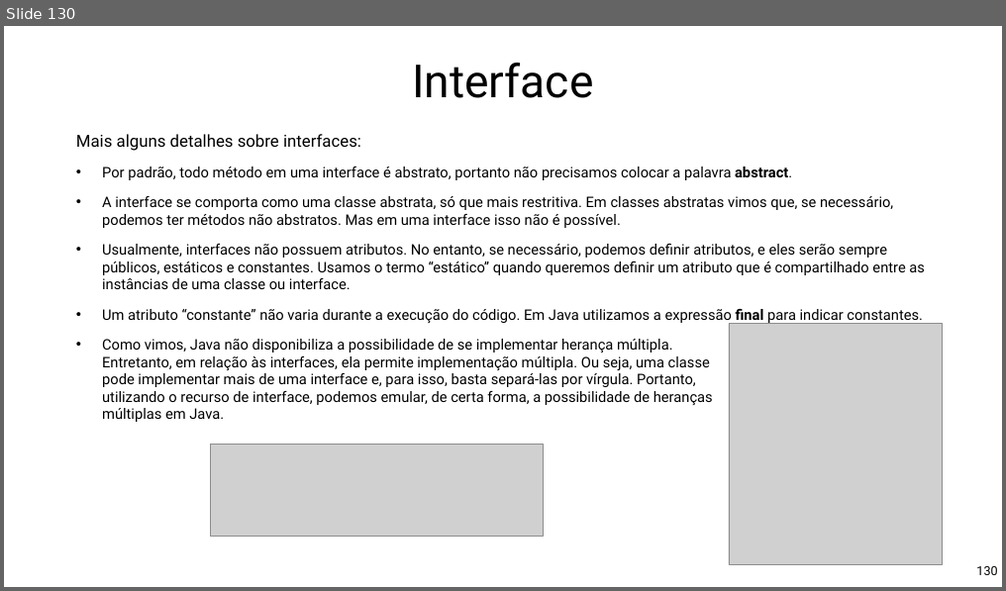
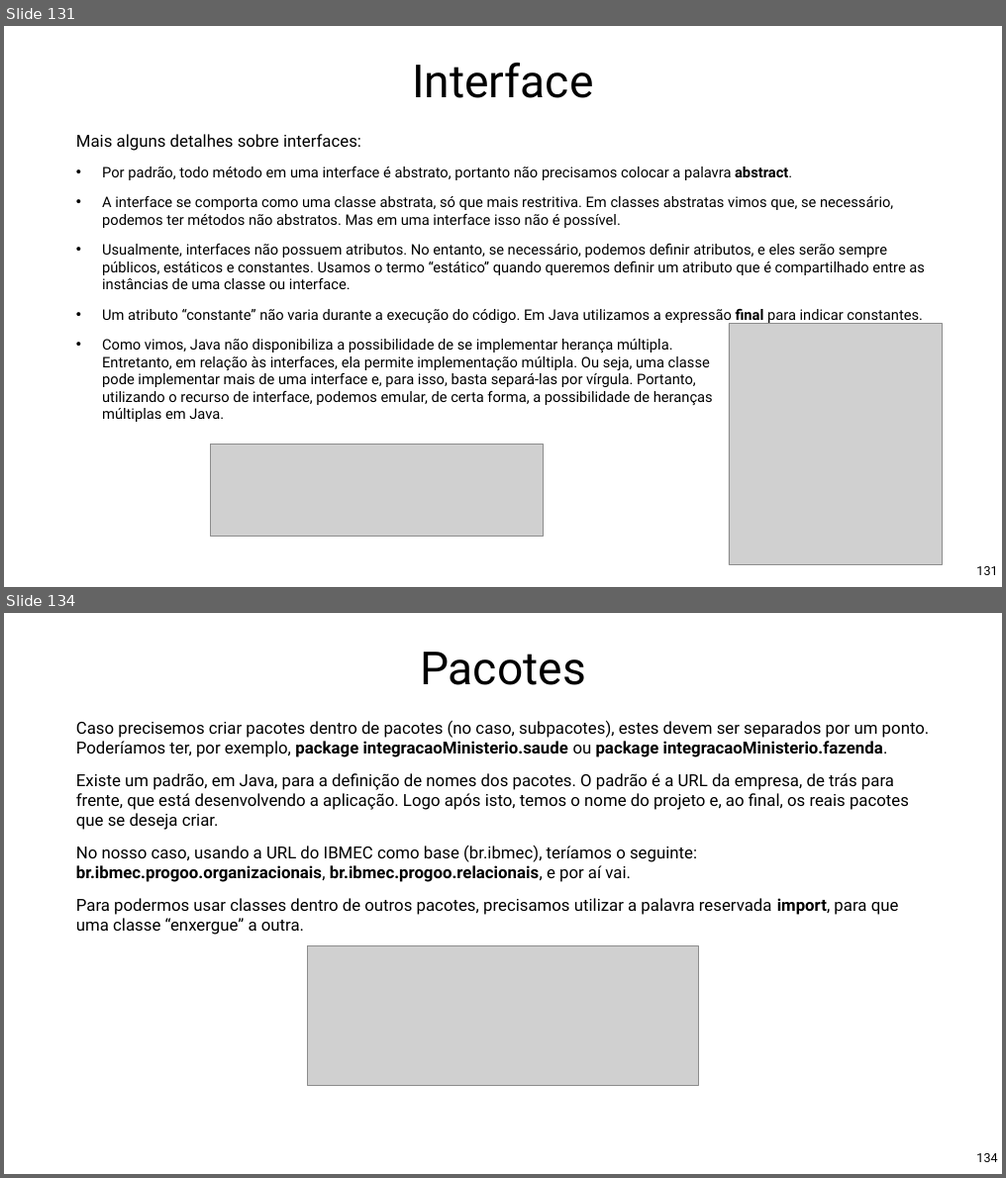
Before and after one commit to Pedrorocha13/2021.1-progoo, a slide deck: materiais/slides.pptx. Shown one above the other, each under a label of ours: slide 130 before the commit, slides 131 and 134 after it; the slides between them are not shown. The pictures are 1006x591 and 1006x1178 pixels, drawn with LibreOffice and Linux fonts; fonts in the diff are those of the drawing; grey boxes stand for pictures; background and template pictures are left out. Boxes give left, top, right and bottom in pixels: in the first picture for what was removed or moved away, otherwise in the second. Text is boxed around its words. In the diff, an @@ line names an element or a change of style, - is before the commit and + after.

Commit message:
Consertado projeto de exemplo

```diff
--- a/materiais/slides.pptx
+++ b/materiais/slides.pptx
@@ slide 134 added at box(4, 613, 1002, 1174), background picture (left out) @@
@@ title added at box(420, 652, 586, 685), 88 pt, text #000000 @@
+Pacotes
@@ text added at box(76, 720, 930, 935), 32 pt, text #000000 @@
+Caso precisemos criar pacotes dentro de pacotes (no caso, subpacotes), estes devem ser separados por um ponto. Poderíamos ter, por exemplo, package integracaoMinisterio.saude ou package integracaoMinisterio.fazenda.
+Existe um padrão, em Java, para a definição de nomes dos pacotes. O padrão é a URL da empresa, de trás para frente, que está desenvolvendo a aplicação. Logo após isto, temos o nome do projeto e, ao final, os reais pacotes que se deseja criar.
+No nosso caso, usando a URL do IBMEC como base (br.ibmec), teríamos o seguinte: br.ibmec.progoo.organizacionais, br.ibmec.progoo.relacionais, e por aí vai.
+Para podermos usar classes dentro de outros pacotes, precisamos utilizar a palavra reservada import, para que uma classe “enxergue” a outra.
@@ picture added at box(307, 946, 698, 1085) @@
@@ page number added at box(976, 1154, 997, 1162), 24 pt, text #000000 @@
+134
@@ what was slide 130 is now slide 131 @@
@@ page number at box(976, 567, 997, 575): text changed @@
-130
+131
```
Also in this commit, not shown: 17 other slides added, 51 other files.
